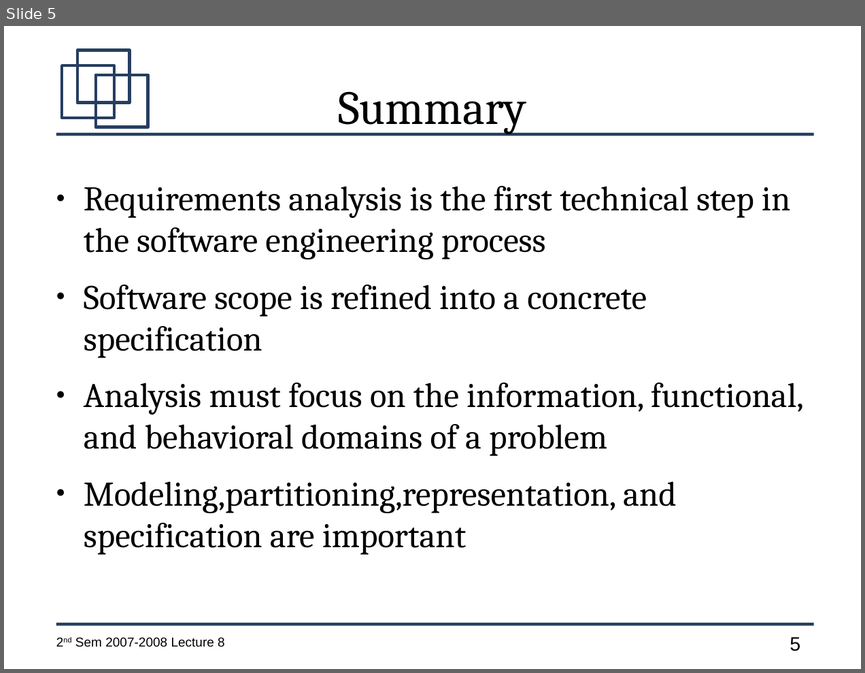
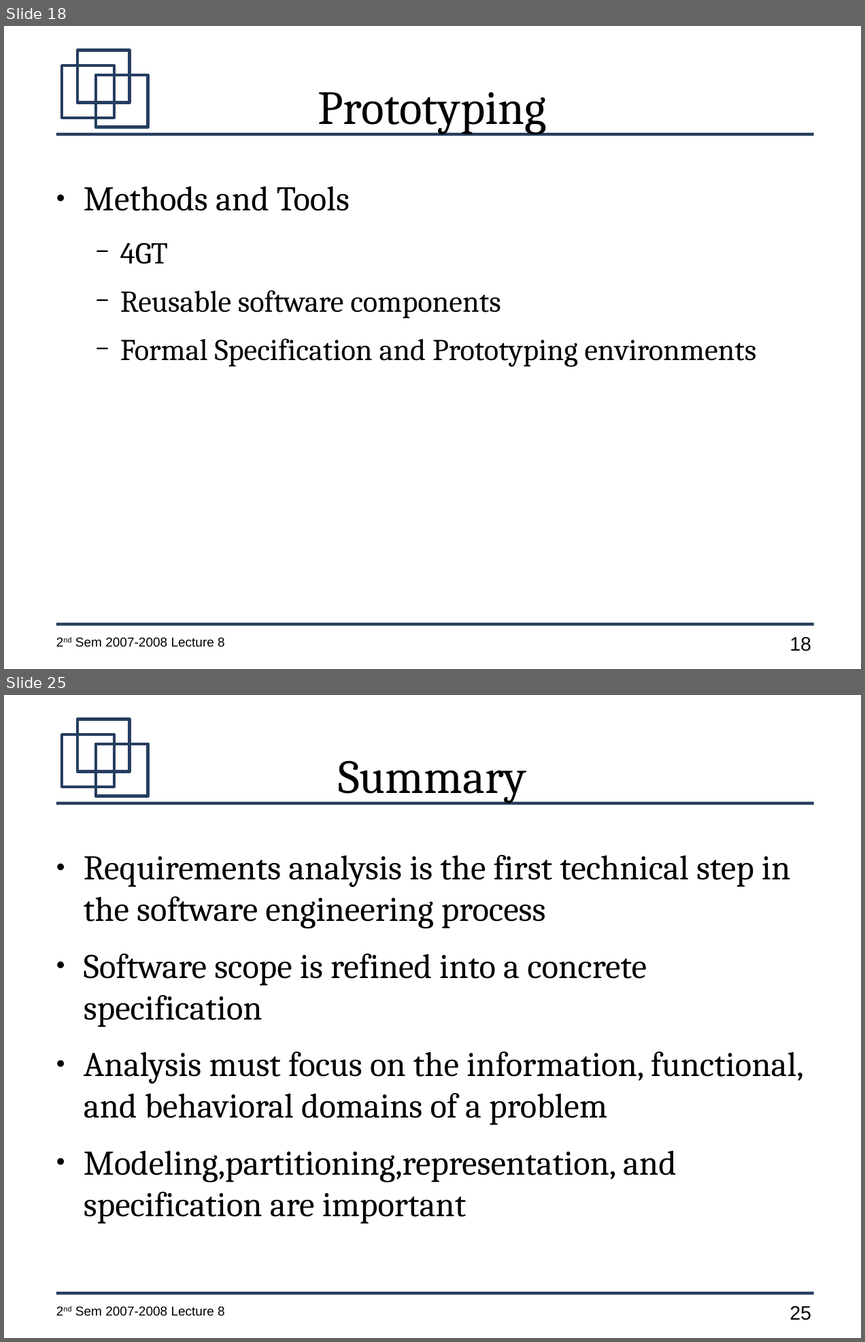
Before and after one commit to jachermocilla/jach-homepage, a slide deck: CMSC128-2nd-Sem-2007-L9.odp. Shown one above the other, each under a label of ours: slide 5 before the commit, slides 18 and 25 after it; the slides between them are not shown. The pictures are 865x673 and 865x1342 pixels, drawn with LibreOffice and Linux fonts; fonts in the diff are those of the drawing. Boxes give left, top, right and bottom in pixels: in the first picture for what was removed or moved away, otherwise in the second. Text is boxed around its words. In the diff, an @@ line names an element or a change of style, - is before the commit and + after.

```diff
--- a/CMSC128-2nd-Sem-2007-L9.odp
+++ b/CMSC128-2nd-Sem-2007-L9.odp
@@ slide 18 added at [4, 26, 861, 669], background #FFFFFF; not listed: 7 template elements that a slide beside it also shows @@
@@ title added at [318, 92, 547, 134], 44 pt, text #000000 @@
+Prototyping
@@ text added at [84, 186, 756, 367], 28 pt, text #000000 @@
+● Methods and Tools
+  − 4GT
+  − Reusable software components
+  − Formal Specification and Prototyping environments
@@ what was slide 5 is now slide 25 @@
@@ page number at [789, 1306, 811, 1320]: text changed @@
-5
+25
```
Also in this commit, not shown: 1 slide changed, 19 other slides added.
